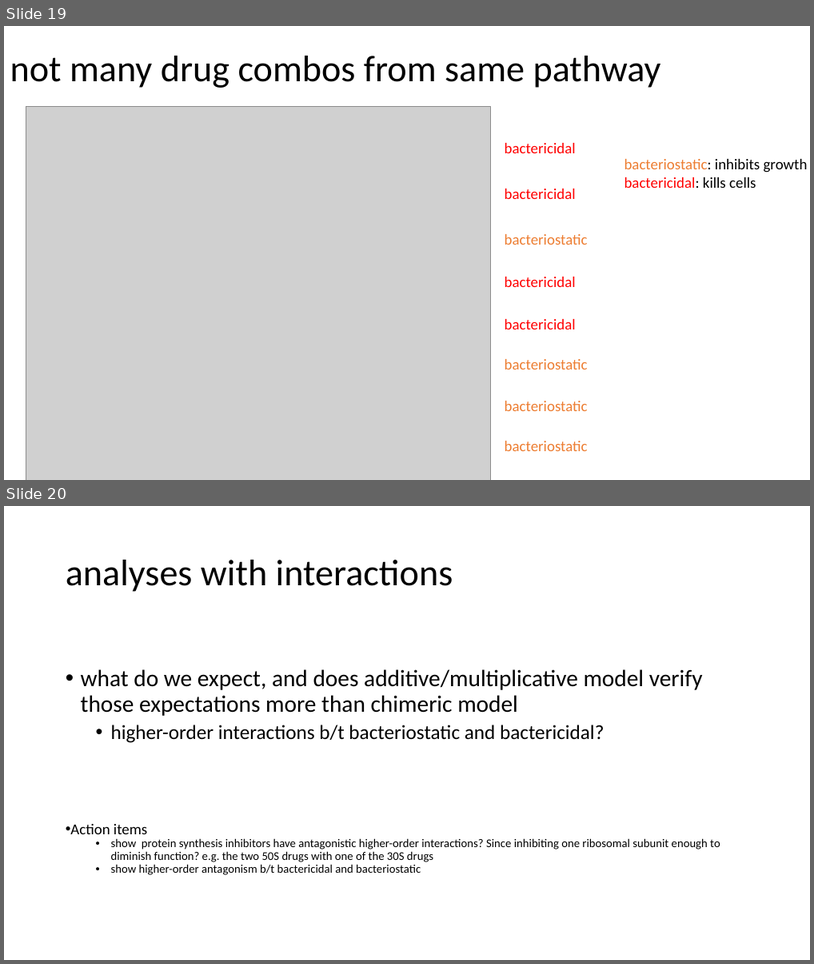
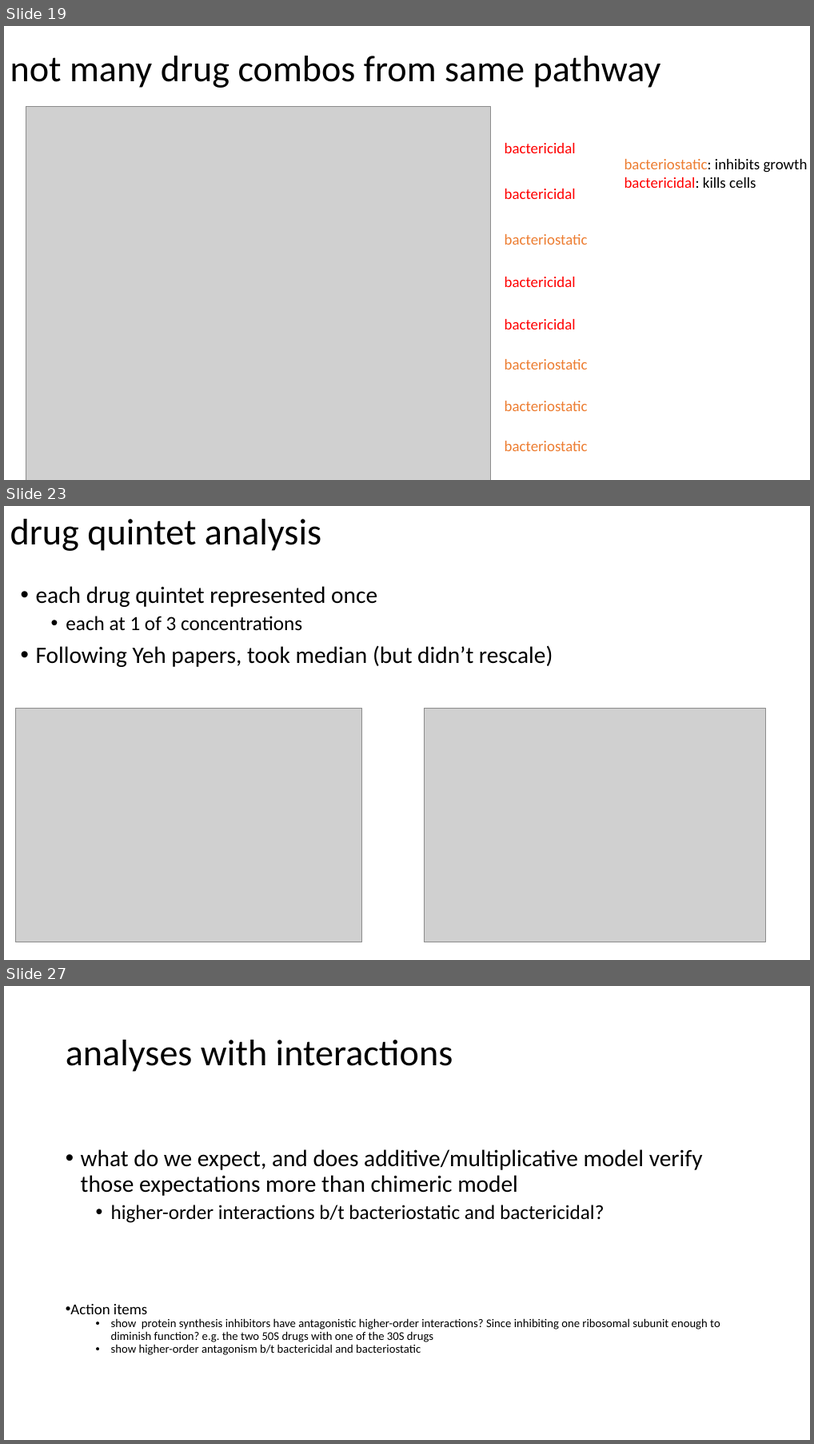
Before and after one commit to brian-arnold/epistasis_reanalysis, a slide deck: drug_data/drug_data_reanalysis.pptx. Shown one above the other, each under a label of ours: slides 19 and 20 before the commit, slides 19, 23 and 27 after it; the slides between them are not shown. The pictures are 814x964 and 814x1444 pixels, drawn with LibreOffice and Linux fonts; fonts in the diff are those of the drawing; grey boxes stand for pictures. Boxes give left, top, right and bottom in pixels: in the first picture for what was removed or moved away, otherwise in the second. Text is boxed around its words. In the diff, an @@ line names an element or a change of style, - is before the commit and + after.

Commit message:
updated drug analysis

```diff
--- a/drug_data/drug_data_reanalysis.pptx
+++ b/drug_data/drug_data_reanalysis.pptx
@@ slide 23 added at (x1=4, y1=506, x2=810, y2=960), background #FFFFFF @@
@@ title added at (x1=10, y1=519, x2=322, y2=551), 44 pt, text #000000 @@
+drug quintet analysis
@@ text added at (x1=36, y1=586, x2=553, y2=667), 28 pt, text #000000 @@
+• each drug quintet represented once
+  • each at 1 of 3 concentrations
+• Following Yeh papers, took median (but didn’t rescale)
@@ picture added at (x1=15, y1=708, x2=362, y2=941) @@
@@ picture added at (x1=425, y1=708, x2=766, y2=941) @@
@@ what was slide 20 is now slide 27 @@
```
Also in this commit, not shown: 1 slide changed, 6 other slides added, 7 other files.
